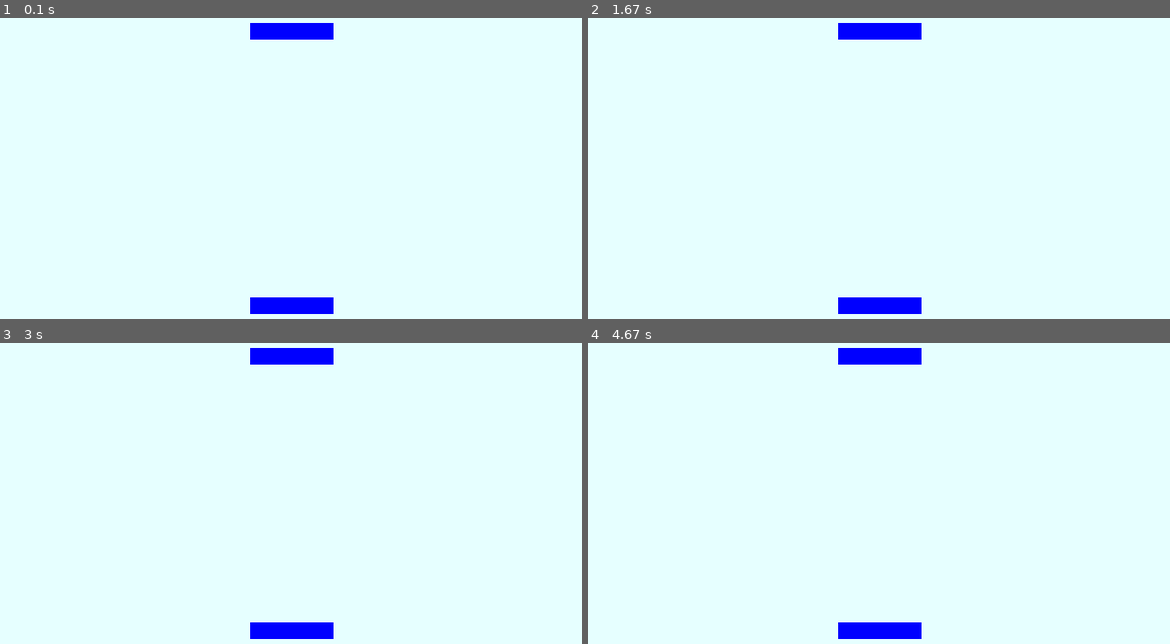
Above: before the commit, frames 1-4 (two rows, left to right).
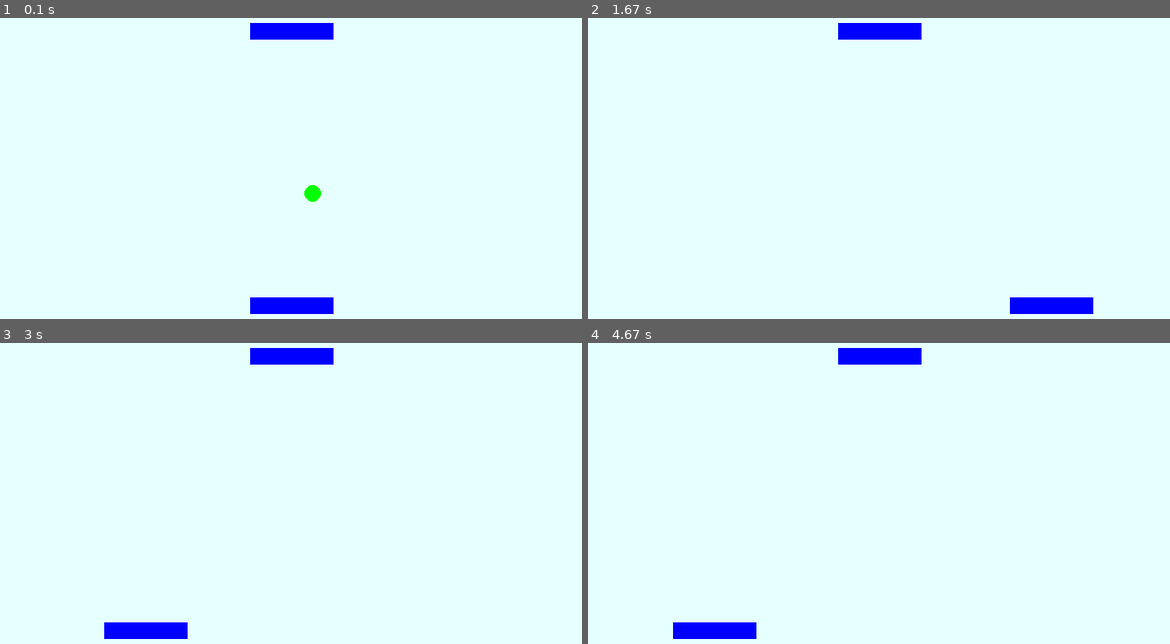
Above: after the commit, the same moments.

Repository: lo1cgsan/work
Game: pygame game, started from pong.py
Two runs of this game, one before a commit and one after it. Both use one fixed random seed, a clock stepped at 60 frames per second and the inputs below.
Inputs (mouse positions are in pixels of both pictures, inside the frame that each line leads up to):
- Up to frame 1 (0.1 s): no input
- Up to frame 2 (1.67 s): press the mouse at (721, 174) at 0.37 s; move the mouse to (832, 210) at 0.47 s; release the mouse at (943, 246) at 0.6 s; press the mouse at (721, 174) at 0.7 s; move the mouse to (838, 189) at 0.8 s; release the mouse at (954, 201) at 0.93 s; press the mouse at (721, 174) at 1.03 s; move the mouse to (785, 216) at 1.13 s; release the mouse at (849, 258) at 1.27 s; press the mouse at (721, 174) at 1.37 s; move the mouse to (884, 198) at 1.47 s; release the mouse at (1053, 225) at 1.6 s
- Up to frame 3 (3 s): press the mouse at (133, 499) at 1.7 s; move the mouse to (325, 541) at 1.8 s; release the mouse at (523, 583) at 1.93 s; press the mouse at (133, 499) at 2.03 s; move the mouse to (279, 469) at 2.13 s; release the mouse at (430, 439) at 2.27 s; press the mouse at (133, 499) at 2.37 s; move the mouse to (285, 457) at 2.47 s; release the mouse at (442, 415) at 2.6 s; press the mouse at (133, 499) at 2.7 s; move the mouse to (139, 469) at 2.8 s; release the mouse at (145, 439) at 2.93 s
- Up to frame 4 (4.67 s): press the mouse at (721, 499) at 3.03 s; move the mouse to (698, 559) at 3.13 s; release the mouse at (675, 619) at 3.27 s; press the mouse at (721, 499) at 3.37 s; move the mouse to (733, 511) at 3.47 s; release the mouse at (750, 523) at 3.6 s; press the mouse at (721, 499) at 3.7 s; move the mouse to (902, 538) at 3.8 s; release the mouse at (1088, 577) at 3.93 s; press the mouse at (721, 499) at 4.03 s; move the mouse to (780, 448) at 4.13 s; release the mouse at (838, 397) at 4.27 s; press the mouse at (721, 499) at 4.37 s; move the mouse to (716, 526) at 4.47 s; release the mouse at (716, 553) at 4.6 s

The runs differ from the first frame. In frame 1, 0.1% of the frame differs, in the area x 52-56%, y 55-62%; in frame 2, 1.6%, in the area x 42-87%, y 92-99%; in frame 3, 1.6%; in frame 4, 1.6%.

Commit message:
dodanie pilki i początek animacji

Diff:
--- a/pong.py
+++ b/pong.py
@@ -30,6 +30,21 @@
 paletka2_prost.x = P2_POZ[0]
 paletka2_prost.y = P2_POZ[1]
 
+PI_SZER = 20
+PI_WYS = 20
+PI_VX = 5
+PI_VY = 5
+GREEN = (0, 255, 0)
+pilka = pygame.Surface([PI_SZER, PI_WYS], pygame.SRCALPHA, 32)
+pilka.convert_alpha()
+pygame.draw.ellipse(pilka, GREEN, [0, 0, PI_SZER, PI_WYS])
+
+pilka_prost = pilka.get_rect()
+pilka_prost.x = OKNOGRY_SZER / 2
+pilka_prost.y = OKNOGRY_WYS / 2
+
+FPS = 30
+fpsClock = pygame.time.Clock()
 
 while True:
     for event in pygame.event.get():
@@ -37,9 +52,25 @@
             pygame.quit()
             sys.exit()
 
+        if event.type == MOUSEMOTION:
+            myszaX, myszaY = event.pos
+
+            przesuniecie = myszaX - (P_SZER / 2)
+
+            if przesuniecie > OKNOGRY_SZER - P_SZER:
+                przesuniecie = OKNOGRY_SZER - P_SZER
+            if przesuniecie < 0:
+                przesuniecie = 0
+
+            paletka1_prost.x = przesuniecie
+
+    pilka_prost.move_ip(PI_VX, PI_VY)
+
     oknogry.fill(KOLOR_BLUE)
 
     oknogry.blit(paletka1, paletka1_prost)
     oknogry.blit(paletka2, paletka2_prost)
+    oknogry.blit(pilka, pilka_prost)
 
     pygame.display.update()
+    fpsClock.tick(FPS)
Not shown, changed: README.md
